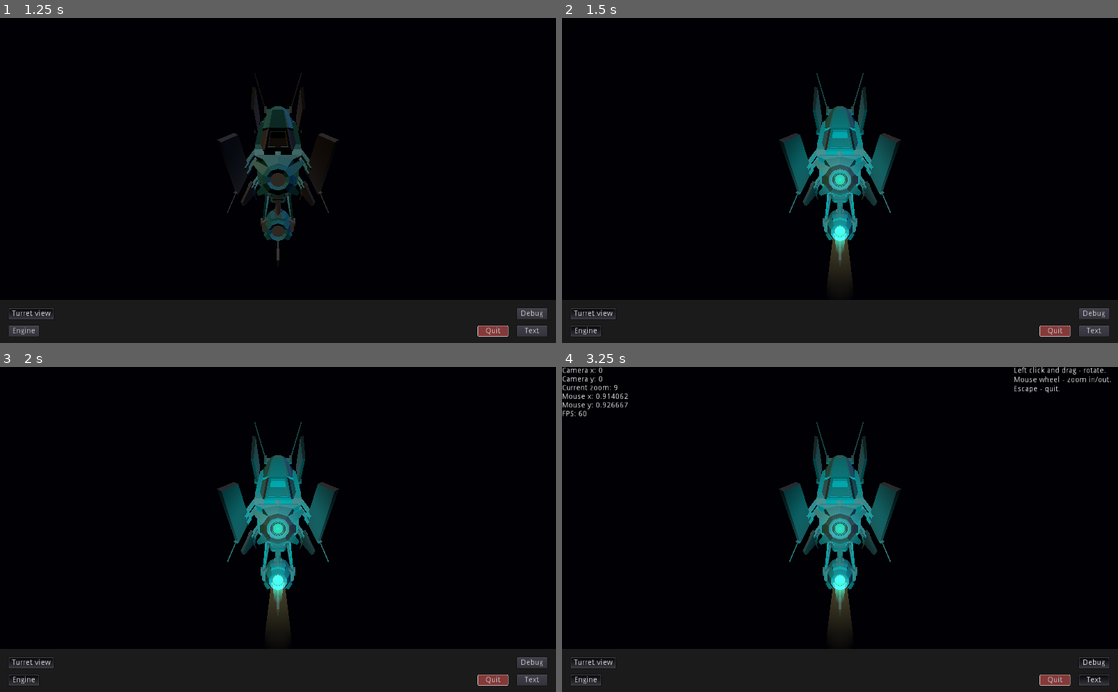
Above: before the commit, frames 1-4 (two rows, left to right).
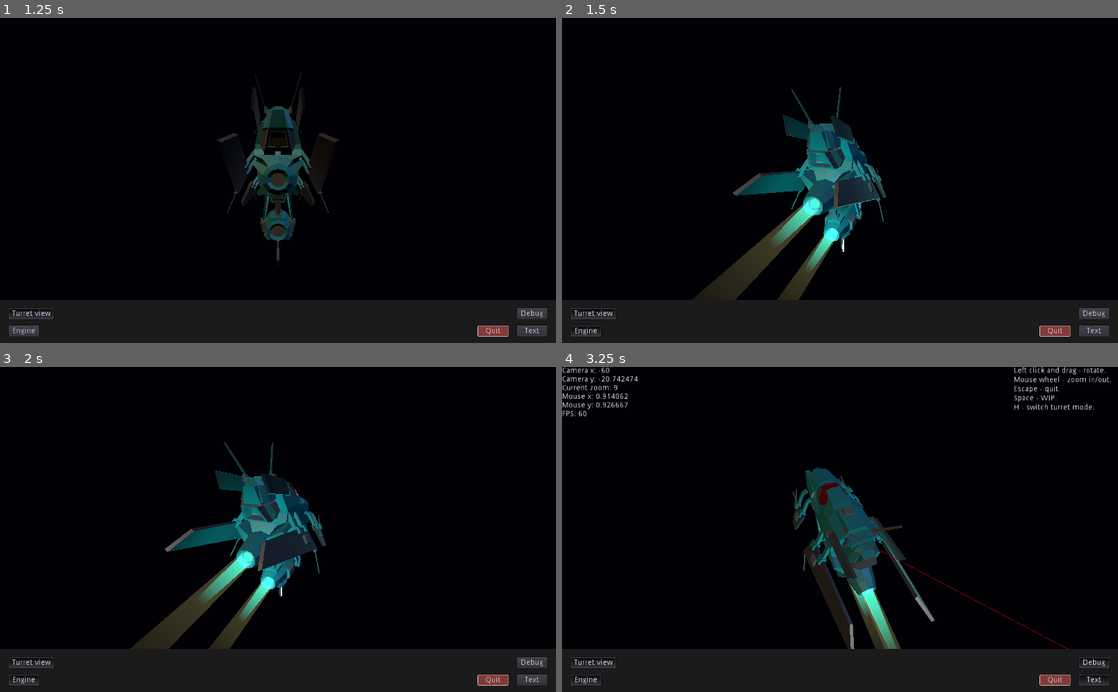
Above: after the commit, the same moments.

Repository: M1m1c11/justgaminglancer
Game: Godot game, scene res://Scenes/Main.tscn
Same seed, same stepped clock (60 frames per second), same inputs: the game is played once before the commit and once after it.
Inputs:
- Up to frame 1 (1.25 s): click "Turret view" at 0.5 s
- Up to frame 2 (1.5 s): click "Engine" at 1.25 s
- Up to frame 3 (2 s): no input
- Up to frame 4 (3.25 s): click "Debug" at 2 s; click "Text" at 2.75 s

Frame 1 is identical in both runs. In frame 2, 8.2% of the frame differs, in the area x 23-61%, y 16-87%; in frame 3, 8.3%; in frame 4, 7.3%.

Commit message:
IMPROVEMENT, REFACTOR: All signals are in one script now. Implemented mouse vector, camera turns like in Freelancer.

Diff:
--- a/Scenes/Main.tscn
+++ b/Scenes/Main.tscn
@@ -1,25 +1,32 @@
-[gd_scene load_steps=10 format=2]
+[gd_scene load_steps=11 format=2]
 
 [ext_resource path="res://Scripts/Main.gd" type="Script" id=1]
 [ext_resource path="res://Scenes/UI/Camera_rig.tscn" type="PackedScene" id=2]
 [ext_resource path="res://Scenes/UI/UI.tscn" type="PackedScene" id=3]
 [ext_resource path="res://Scenes/Systems/System_1.tscn" type="PackedScene" id=4]
 [ext_resource path="res://Scenes/Ships/Rogue_fighter.tscn" type="PackedScene" id=5]
-[ext_resource path="res://Scripts/Input_processing.gd" type="Script" id=6]
+[ext_resource path="res://Scripts/Input.gd" type="Script" id=6]
 [ext_resource path="res://Scripts/Camera_rig.gd" type="Script" id=7]
 [ext_resource path="res://Scripts/Options_camera.gd" type="Script" id=8]
 [ext_resource path="res://Scripts/Player_ship.gd" type="Script" id=9]
+[ext_resource path="res://Scripts/Signals.gd" type="Script" id=10]
 
 [node name="Main" type="Spatial"]
 script = ExtResource( 1 )
 
-[node name="Game_options" type="Node" parent="."]
+[node name="Options" type="Node" parent="."]
 
-[node name="Camera" type="Node" parent="Game_options"]
+[node name="Camera" type="Node" parent="Options"]
 script = ExtResource( 8 )
+camera_sensitivity = 3.0
+camera_vert_limit_deg = 60
+camera_inertia_factor = 1.15
 
 [node name="Input" type="Node" parent="."]
 script = ExtResource( 6 )
+
+[node name="Signals" type="Node" parent="Input"]
+script = ExtResource( 10 )
 
 [node name="UI" parent="." instance=ExtResource( 3 )]
 
--- a/Scenes/UI/UI.tscn
+++ b/Scenes/UI/UI.tscn
@@ -20,7 +20,7 @@
 "_edit_use_anchors_": false
 }
 
-[node name="Debug_left" type="Control" parent="Main3D"]
+[node name="Debug" type="Control" parent="Main3D"]
 anchor_bottom = 1.0
 margin_right = 192.0
 margin_bottom = -80.0
@@ -30,7 +30,7 @@
 "_edit_use_anchors_": false
 }
 
-[node name="_ColorRect" type="ColorRect" parent="Main3D/Debug_left"]
+[node name="_ColorRect" type="ColorRect" parent="Main3D/Debug"]
 visible = false
 anchor_right = 1.0
 anchor_bottom = 1.0
@@ -39,7 +39,7 @@
 "_edit_use_anchors_": false
 }
 
-[node name="Camera_x" type="Label" parent="Main3D/Debug_left"]
+[node name="Camera_x" type="Label" parent="Main3D/Debug"]
 margin_right = 75.0
 margin_bottom = 14.0
 text = "Camera x: 0"
@@ -47,7 +47,7 @@
 "_edit_use_anchors_": false
 }
 
-[node name="Camera_y" type="Label" parent="Main3D/Debug_left"]
+[node name="Camera_y" type="Label" parent="Main3D/Debug"]
 margin_top = 16.0
 margin_right = 75.0
 margin_bottom = 30.0
@@ -56,7 +56,7 @@
 "_edit_use_anchors_": false
 }
 
-[node name="Current_zoom" type="Label" parent="Main3D/Debug_left"]
+[node name="Current_zoom" type="Label" parent="Main3D/Debug"]
 margin_top = 32.0
 margin_right = 103.0
 margin_bottom = 46.0
@@ -65,7 +65,7 @@
 "_edit_use_anchors_": false
 }
 
-[node name="Mouse_x" type="Label" parent="Main3D/Debug_left"]
+[node name="Mouse_x" type="Label" parent="Main3D/Debug"]
 margin_top = 48.0
 margin_right = 75.0
 margin_bottom = 62.0
@@ -74,7 +74,7 @@
 "_edit_use_anchors_": false
 }
 
-[node name="Mouse_y" type="Label" parent="Main3D/Debug_left"]
+[node name="Mouse_y" type="Label" parent="Main3D/Debug"]
 margin_top = 64.0
 margin_right = 75.0
 margin_bottom = 78.0
@@ -83,7 +83,7 @@
 "_edit_use_anchors_": false
 }
 
-[node name="FPS" type="Label" parent="Main3D/Debug_left"]
+[node name="FPS" type="Label" parent="Main3D/Debug"]
 margin_top = 80.0
 margin_right = 40.0
 margin_bottom = 94.0
@@ -92,7 +92,12 @@
 "_edit_use_anchors_": false
 }
 
-[node name="Text_right" type="Control" parent="Main3D"]
+[node name="Mouse_vector" type="Line2D" parent="Main3D/Debug"]
+points = PoolVector2Array( 0, 0, 0, 0 )
+width = 1.0
+default_color = Color( 0.596078, 0, 0, 1 )
+
+[node name="Text_panel" type="Control" parent="Main3D"]
 anchor_left = 1.0
 anchor_right = 1.0
 anchor_bottom = 1.0
@@ -104,7 +109,7 @@
 "_edit_use_anchors_": false
 }
 
-[node name="_ColorRect" type="ColorRect" parent="Main3D/Text_right"]
+[node name="_ColorRect" type="ColorRect" parent="Main3D/Text_panel"]
 visible = false
 anchor_right = 1.0
 anchor_bottom = 1.0
@@ -113,12 +118,14 @@
 "_edit_use_anchors_": false
 }
 
-[node name="Text" type="Label" parent="Main3D/Text_right"]
+[node name="Text" type="Label" parent="Main3D/Text_panel"]
 anchor_right = 1.0
 anchor_bottom = 1.0
 text = "Left click and drag - rotate.
 Mouse wheel - zoom in/out.
-Escape - quit."
+Escape - quit.
+Space - WIP.
+H - switch turret mode."
 autowrap = true
 __meta__ = {
 "_edit_use_anchors_": false
--- a/Scripts/Camera_rig.gd
+++ b/Scripts/Camera_rig.gd
@@ -2,53 +2,70 @@
 
 #TODO: make this scene instance to any object that is focused on in game.
 
-var camera_sensitivity = 0
-var camera_vert_limit_deg = 0
-var camera_zoom_out_times = 0
-var camera_zoom_step = 0
-var camera_vert_offset = 0
-var camera_chase_offset = 0
+# Values.
 var camera_min_zoom = 0
 var camera_max_zoom = 0
 var current_zoom = 0
-var zoom_ticks = 0
 var camera_x = 0
 var camera_y = 0
+var zoom_ticks = 0
+# Objects.
+var mouse_vector = Vector2(0,0)
+# Flags.
+var LMB_held = false
+var turret_mode = false
+# Nodes.
+var cam_opts = Node
+var input = Node
+var ui = Node
+var signals = Node
 
 func _ready():
-	# ============================== Options values ===========================
-	var options = get_node("/root/Main/Game_options/Camera")
-	camera_sensitivity = options.camera_sensitivity
-	camera_vert_limit_deg = options.camera_vert_limit_deg
-	camera_zoom_out_times = options.camera_zoom_out_times
-	camera_zoom_step = options.camera_zoom_step
-	camera_vert_offset = options.camera_vert_offset
-	camera_chase_offset = options.camera_chase_offset
+	# ============================ Initialize nodes ===========================
+	input = get_node("/root/Main/Input")
+	cam_opts = get_node("/root/Main/Options/Camera")
+	ui = get_node("/root/Main/UI")
+	signals = get_node("/root/Main/Input/Signals")
+	# ============================ Connect signals ============================
+	signals.connect("sig_turret_mode", self, "is_turret_mode_on")
+	signals.connect("sig_LMB_held", self, "is_LMB_held")
 	# =========================================================================
 
 	# TODO: make reference to model universal.
 	# Puts camera at proper distance from the model at start.
 	camera_min_zoom = round(get_node("../Rogue_fighter/Ship_model") \
 		.get_aabb().get_longest_axis_size())
-	camera_max_zoom = camera_min_zoom*camera_zoom_out_times
+	camera_max_zoom = camera_min_zoom*cam_opts.camera_zoom_out_times
 	current_zoom = camera_min_zoom
 	fix_camera()
 
-func orbit_camera(mouse_event):
-	# TODO: pass event to sudo-joystick (and return velocity).
-	# TODO: make sure no unnecessary calls are passed here when turret mode is off.
-	var roll_x = -mouse_event.relative.y*camera_sensitivity
-	var roll_y = -mouse_event.relative.x*camera_sensitivity
+func _process(delta):
+	# Track the change in camera mode and update mouse vector when LMB is held.
+	if turret_mode and LMB_held:
+		mouse_vector = input.mouse_vector
+		orbit_camera(mouse_vector)
+	elif turret_mode and not LMB_held:
+		# Stop inertia at small value of the vector.
+		if abs(mouse_vector.x) > 0.01:
+			mouse_vector /= cam_opts.camera_inertia_factor
+			yield(get_tree().create_timer(delta), "timeout")
+			orbit_camera(mouse_vector)
+
+
+# ================================== Other ====================================
+func orbit_camera(mv):
+	var roll_horiz = -mv.y*cam_opts.camera_sensitivity
+	var roll_vert = -mv.x*cam_opts.camera_sensitivity
 	camera_x = self.rotation_degrees.x
 	camera_y = self.rotation_degrees.y
 	# X local, Y global.
-	self.rotate_y(deg2rad(roll_y))
-	if camera_x + roll_x >= camera_vert_limit_deg:
-		self.rotation_degrees.x = camera_vert_limit_deg
-	elif camera_x + roll_x <= -camera_vert_limit_deg:
-		self.rotation_degrees.x = -camera_vert_limit_deg
+	self.rotate_y(deg2rad(roll_vert))
+	if camera_x + roll_horiz >= cam_opts.camera_vert_limit_deg:
+		self.rotation_degrees.x = cam_opts.camera_vert_limit_deg
+	elif camera_x + roll_horiz <= -cam_opts.camera_vert_limit_deg:
+		self.rotation_degrees.x = -cam_opts.camera_vert_limit_deg
 	else:
-		self.rotate_object_local(Vector3(1,0,0), deg2rad(roll_x))
+		self.rotate_object_local(Vector3(1,0,0), deg2rad(roll_horiz))
 
 # Initial position for turret camera
 func turret_camera():
@@ -61,8 +78,8 @@
 	self.rotation_degrees.x = 0
 	self.rotation_degrees.y = 0
 	self.rotation_degrees.z = 0
-	$Camera.translation.z = camera_min_zoom+camera_chase_offset
-	$Camera.translation.y = camera_vert_offset
+	$Camera.translation.z = camera_min_zoom+cam_opts.camera_chase_offset
+	$Camera.translation.y = cam_opts.camera_vert_offset
 	zoom_ticks = 0
 	current_zoom = camera_min_zoom
 
@@ -71,10 +88,22 @@
 		if mouse_event.button_index == BUTTON_WHEEL_UP and \
 		current_zoom <= camera_max_zoom:
 			zoom_ticks += 1
-			current_zoom += camera_zoom_step*zoom_ticks
+			current_zoom += cam_opts.camera_zoom_step*zoom_ticks
 			$Camera.translation.z = current_zoom
 		elif mouse_event.button_index == BUTTON_WHEEL_DOWN and \
 		current_zoom >= camera_min_zoom and zoom_ticks > 0:
-			current_zoom -= camera_zoom_step*zoom_ticks
+			current_zoom -= cam_opts.camera_zoom_step*zoom_ticks
 			zoom_ticks -= 1
 			$Camera.translation.z = current_zoom
+
+# ============================ Signal processing ==============================
+func is_turret_mode_on(flag):
+	if flag:
+		turret_mode = true
+		self.turret_camera()
+	else:
+		turret_mode = false
+		self.fix_camera()
+
+func is_LMB_held(flag):
+	LMB_held = flag
--- /dev/null
+++ b/Scripts/Input.gd
@@ -0,0 +1,124 @@
+extends Node
+
+# Values.
+var mouse_x = 0
+var mouse_y = 0
+var mouse_x_abs = 0
+var mouse_y_abs = 0
+# Objects.
+var mouse_vector = Vector2(0,0)
+var viewport_size = Vector2(1,1)
+# Flags.
+var LMB_held = false
+var LMB_released = true
+var mouse_on_viewport = true
+var turret_mode = false
+# Nodes.
+var camera_rig = Node
+var ui = Node
+var ui_button_turret = Node
+var signals = Node
+
+func _ready():
+	# ============================ Initialize nodes ===========================
+	camera_rig = get_node("/root/Main/Player_ship/Camera_rig")
+	signals = get_node("/root/Main/Input/Signals")
+	ui = get_node("/root/Main/UI")
+	ui_button_turret = get_node("/root/Main/UI/Controls/Button_turret")
+	# ============================ Connect signals ============================
+	signals.connect("sig_mouse_on_viewport", self, "is_mouse_on_viewport")
+	signals.connect("sig_viewport_update", self, "is_viewport_update")
+	signals.connect("sig_quit_game", self, "is_quit_game")
+	signals.connect("sig_turret_mode", self, "is_turret_mode_on")
+	# =========================================================================
+
+	# Initial value require for the mouse coords.
+	viewport_size = get_viewport().size
+
+# TODO: Link a script for key shortcuts (like options).
+func _input(event):
+
+	# ==================== For events on 3D viewport ==========================
+	# Mouse over 3D viewport.
+	if mouse_on_viewport:
+		# =========================== For mouse ===============================
+		# Track the mouse position in +/-1, +/-1 viewport coordinates.
+		if event is InputEventMouseMotion:
+			mouse_x_abs = event.global_position.x
+			mouse_y_abs = event.global_position.y
+			mouse_x = clamp(((mouse_x_abs-viewport_size.x/2) \
+				/ viewport_size.x*2), -1, 1)
+			mouse_y = clamp(((mouse_y_abs-viewport_size.y/2) \
+				/ viewport_size.y*2), -1, 1)
+			mouse_vector = Vector2(mouse_x, mouse_y)
+
+		# Mouse button held check. LMB_released is to reduce calls number.
+		if Input.is_mouse_button_pressed(BUTTON_LEFT) and LMB_released:
+			LMB_released = false
+			signals.emit_signal("sig_LMB_held", true)
+
+		# Mouse button released check. LMB_released is to reduce calls number.
+		if not Input.is_mouse_button_pressed(BUTTON_LEFT) and not LMB_released:
+			LMB_released = true
+			signals.emit_signal("sig_LMB_held", false)
+
+		# Camera orbiting is in the camera script.
+
+		# Camera zoom.
+		if event is InputEventMouseButton and turret_mode:
+			camera_rig.zoom_camera(event)
+
+		# ======================= For keyboard buttons ========================
+		# TODO: Implement "mouse flight"-like thing that will ignore control bar mouse focus.
+		if event is InputEventKey:
+			if event.pressed and event.scancode == KEY_SPACE:
+				# TODO: emit signal
+				pass
+
+			if event.pressed and event.scancode == KEY_H:
+				# TODO: emit signal
+				if not turret_mode:
+					turret_mode = true
+					ui_button_turret.pressed = true
+
+				else:
+					turret_mode = false
+					ui_button_turret.pressed = false
+
+
+	# =================== For events outside of 3D viewport ===================
+	# Mouse not over 3D viewport.
+	else:
+		pass
+
+	# ========================= For events anywhere ===========================
+	if event is InputEventKey:
+
+		# Quit the game.
+		if event.pressed and event.scancode == KEY_ESCAPE:
+			get_tree().quit()
+
+#func _process(delta):
+#	pass
+
+#func _physics_process(delta):
+#	pass
+
+# ================================== Other ====================================
+
+# ============================ Signal processing ==============================
+# Check if viewport resized and get new values. Required for mouse coordinates.
+func is_viewport_update():
+	viewport_size = get_viewport().size
+
+# Check if we are hovering mouse over the control bar.
+func is_mouse_on_viewport(flag):
+	if flag: mouse_on_viewport = true
+	else: mouse_on_viewport = false
+
+func is_quit_game():
+	get_tree().quit()
+
+func is_turret_mode_on(flag):
+	if flag: turret_mode = true
+	else: turret_mode = false
--- a/Scripts/Input_processing.gd
+++ /dev/null
@@ -1,97 +0,0 @@
-extends Node
-
-# ================================ Signals ====================================
-signal engine_switched_on
-signal engine_switched_off
-# =============================================================================
-
-var turret_mode = false
-var mouse_viewport_flag = true
-var mouse_x = 0
-var mouse_y = 0
-var viewport_size = Vector2(1,1)
-
-func _ready():
-	# ====================== Connect signals ==================================
-	var hud = get_node("/root/Main/UI")
-	hud.connect("mouse_on_UI", self, "mouse_on_UI")
-	hud.connect("mouse_on_viewport", self, "mouse_on_viewport")
-	hud.connect("update_viewport", self, "viewport_resized")
-	hud.connect("quit_game_pressed", self, "quit_game")
-	hud.connect("switch_to_turret", self, "camera_mode_turret")
-	hud.connect("switch_to_chase", self, "camera_mode_chase")
-	hud.connect("engine_switch_on", self, "engine_on")
-	hud.connect("engine_switch_off", self, "engine_off")
-	# =========================================================================
-
-func _input(event):
-
-	# ==================== For events on 3D viewport ==========================
-	# Mouse over 3D viewport.
-	if mouse_viewport_flag:
-
-		# Track the mouse position in +/-1, +/-1 viewport coordinates.
-		if event is InputEventMouseMotion:
-			mouse_x = clamp(((event.global_position.x-viewport_size.x/2) \
-				/ viewport_size.x*2), -1, 1)
-			mouse_y = clamp(((event.global_position.y-viewport_size.y/2) \
-				/ viewport_size.y*2), -1, 1)
-
-		# Camera orbiting.
-		# TODO: re-wire LMB to "joystick" actuator.
-		if event is InputEventMouseMotion and turret_mode and \
-			event.button_mask == BUTTON_MASK_LEFT:
-			get_node("/root/Main/Player_ship/Camera_rig") \
-				.orbit_camera(event)
-
-		# Camera zoom.
-		if event is InputEventMouseButton and turret_mode:
-			get_node("/root/Main/Player_ship/Camera_rig") \
-				.zoom_camera(event)
-
-	# =================== For input outside of 3D viewport ====================
-	# Mouse not over 3D viewport.
-	else:
-		pass
-
-	# ========================= For events anywhere ===========================
-	if event is InputEventKey:
-
-		# Quit the game.
-		if event.pressed and event.scancode == KEY_ESCAPE:
-			quit_game()
-
-#func _process(delta):
-#	pass
-
-#func _physics_process(delta):
-#	pass
-
-# ============================ Signal processing ==============================
-# Check if viewport resized and get new values. Required for mouse coordinates.
-func viewport_resized():
-	viewport_size = get_viewport().size
-
-# Check if we are hovering mouse over the control bar.
-func mouse_on_UI():
-	mouse_viewport_flag = false
-
-func mouse_on_viewport():
-	mouse_viewport_flag = true
-
-func quit_game():
-	get_tree().quit()
-
-func camera_mode_turret():
-	turret_mode = true
-	get_node("/root/Main/Player_ship/Camera_rig").turret_camera()
-
-func camera_mode_chase():
-	turret_mode = false
-	get_node("/root/Main/Player_ship/Camera_rig").fix_camera()
-
-func engine_on():
-	emit_signal("engine_switched_on")
-
-func engine_off():
-	emit_signal("engine_switched_off")
--- a/Scripts/Main.gd
+++ b/Scripts/Main.gd
@@ -7,5 +7,7 @@
 	pass # Replace with function body.
 
 # Called every frame. 'delta' is the elapsed time since the previous frame.
-func _process(delta):
+func _process(_delta):
 	fps = Engine.get_frames_per_second()
+
+# ================================== Other ====================================
--- a/Scripts/Options_camera.gd
+++ b/Scripts/Options_camera.gd
@@ -1,9 +1,10 @@
 extends Node
 
 # TODO: make a function to cap values and pass those through it.
-export var camera_sensitivity = 0.3 # 0.1 ... 0.5
-export var camera_vert_limit_deg = 70 # Deg +\-
-export var camera_zoom_out_times = 3 # Times ship's bounding box axis length.
-export var camera_zoom_step = 0.1 # 0.05 ... 0.2
-export var camera_vert_offset = 1 	# TODO: unique for each ship?
-export var camera_chase_offset = 1 	# Is added to bounding box axis value.
+export var camera_chase_offset = 1 		# Is added to bounding box axis value.
+export var camera_sensitivity = 0.3 	# 0.1 ... 0.5
+export var camera_vert_limit_deg = 70 	# Deg +\-
+export var camera_vert_offset = 1 		# TODO: unique for each ship?
+export var camera_zoom_out_times = 3 	# Times ship's bounding box axis length.
+export var camera_zoom_step = 0.1 		# 0.05 ... 0.2
+export var camera_inertia_factor = 1.1	# 1.05 ... 1.5 Affects camera inertia.
--- a/Scripts/Player_ship.gd
+++ b/Scripts/Player_ship.gd
@@ -2,32 +2,32 @@
 
 # Nodes.
 var engines = Node
-
+var input = Node
+var ui = Node
+var signals = Node
 
 # Called when the node enters the scene tree for the first time.
 func _ready():
-	# ====================== Connect signals ==================================
-	var input = get_node("/root/Main/Input")
-	input.connect("engine_switched_on", self, "engines_on")
-	input.connect("engine_switched_off", self, "engines_off")
+	# ============================ Initialize nodes ===========================
+	engines = get_node("Rogue_fighter/Engines")
+	input = get_node("/root/Main/Input")
+	ui = get_node("/root/Main/UI")
+	signals = get_node("/root/Main/Input/Signals")
+	# ============================= Connect signals ===========================
+	signals.connect("sig_ship_engine", self, "is_ship_engine_on")
 	# =========================================================================
-
-	# Initialize nodes instances.
-	engines = get_node("Rogue_fighter/Engines")
 
 	# Initialize the vessel params.
 	init_ship()
 
 
-# Called every frame. 'delta' is the elapsed time since the previous frame.
 #func _process(delta):
 #	pass
 
+# ================================== Other ====================================
 func init_ship():
-	engines_off()
+	engines.hide()
 
-func engines_on():
-	engines.show()
-
-func engines_off():
-	engines.hide()
+func is_ship_engine_on(flag):
+	if flag: engines.show()
+	else: engines.hide()
--- /dev/null
+++ b/Scripts/Signals.gd
@@ -0,0 +1,19 @@
+extends Node
+
+# Rename all signals to "sig_<name_action>".
+# Emitting functions should be "<name>_is_<action>".
+# Receiving functions should be "is_<name_action>".
+# Respective state vars should be "state_<name>"
+
+# warning-ignore-all:unused_signal
+# ============================== Generic =====================================
+signal sig_viewport_update
+signal sig_quit_game
+signal sig_LMB_held(flag)
+signal sig_mouse_on_viewport(flag)
+
+# =============================== Camera =====================================
+signal sig_turret_mode(flag)
+
+# ================================ Ship =======================================
+signal sig_ship_engine(flag)
--- a/Scripts/UI.gd
+++ b/Scripts/UI.gd
@@ -2,71 +2,82 @@
 
 #TODO: Scalable UI (control panel, texts, buttons, etc).
 
-# ================================ Signals ====================================
-signal mouse_on_UI
-signal mouse_on_viewport
-signal update_viewport
-signal quit_game_pressed
-signal switch_to_turret
-signal switch_to_chase
-signal engine_switch_on
-signal engine_switch_off
-# =============================================================================
-
-var debug_left_dispaly = false
-var text_right_display = false
+# Flags.
+var update_debug_text_on = false
+var viewport_size = Vector2(1,1)
 # Nodes.
+var camera_rig = Node
+var debug = Node
+var input = Node
 var main = Node
-var input = Node
-var camera_rig = Node
+var mouse_vector = Node
+var signals = Node
+var text_panel = Node
 
 func _ready():
-	# Initialize nodes instances.
+	# ============================ Initialize nodes ===========================
+	camera_rig = get_node("/root/Main/Player_ship/Camera_rig")
+	debug = get_node("Main3D/Debug")
+	input = get_node("/root/Main/Input")
 	main = get_node("/root/Main")
-	input = get_node("/root/Main/Input")
-	camera_rig = get_node("/root/Main/Player_ship/Camera_rig")
+	mouse_vector = get_node("Main3D/Debug/Mouse_vector")
+	signals = get_node("/root/Main/Input/Signals")
+	text_panel = get_node("Main3D/Text_panel")
+	# =========================================================================
 
-func _process(delta):
-	# Left debug display refresh.
-	if debug_left_dispaly:
-		$Main3D/Debug_left.show()
-		$Main3D/Debug_left/FPS.text = str("FPS: ", main.fps)
-		$Main3D/Debug_left/Camera_x.text = str("Camera x: ", camera_rig.camera_x)
-		$Main3D/Debug_left/Camera_y.text = str("Camera y: ", camera_rig.camera_y)
-		$Main3D/Debug_left/Mouse_x.text = str("Mouse x: ", input.mouse_x)
-		$Main3D/Debug_left/Mouse_y.text = str("Mouse y: ", input.mouse_y)
-		$Main3D/Debug_left/Current_zoom.text = \
-			str("Current zoom: ", camera_rig.current_zoom)
-	else: $Main3D/Debug_left.hide()
+	# Initialize windows in switched off mode to match button states.
+	debug.hide()
+	text_panel.hide()
 
-	# Right text panel switching.
-	if text_right_display: $Main3D/Text_right.show()
-	else: $Main3D/Text_right.hide()
+func _input(event):
+	# Duplicated input listening function for the sake of mouse vector drawing.
+	if event is InputEventMouseMotion and debug.visible:
+		# Mouse vector positions.
+		mouse_vector.points[0] = Vector2(viewport_size.x/2, viewport_size.y/2)
+		mouse_vector.points[1] = Vector2(input.mouse_x_abs, input.mouse_y_abs)
+
+func _process(_delta):
+	if update_debug_text_on: update_debug_text()
+
+# ================================== Other ====================================
+func update_debug_text():
+	debug.get_node("FPS").text = str("FPS: ", main.fps)
+	debug.get_node("Camera_x").text = str("Camera x: ", camera_rig.camera_x)
+	debug.get_node("Camera_y").text = str("Camera y: ", camera_rig.camera_y)
+	debug.get_node("Mouse_x").text = str("Mouse x: ", input.mouse_x)
+	debug.get_node("Mouse_y").text = str("Mouse y: ", input.mouse_y)
+	debug.get_node("Current_zoom").text = str("Current zoom: ", camera_rig.current_zoom)
 
 # ========================== Signals connections =============================
 func _on_Viewport_main_mouse_entered():
-	emit_signal("mouse_on_viewport")
+	signals.emit_signal("sig_mouse_on_viewport", true)
 
 func _on_Viewport_main_mouse_exited():
-	emit_signal("mouse_on_UI")
+	signals.emit_signal("sig_mouse_on_viewport", false)
 
 func _on_Viewport_main_resized():
-	emit_signal("update_viewport")
+	signals.emit_signal("sig_viewport_update")
+	viewport_size = get_viewport().size
 
 func _on_Button_quit_pressed():
-	emit_signal("quit_game_pressed")
+	signals.emit_signal("sig_quit_game")
 
 func _on_Button_turret_toggled(button_pressed):
-	if button_pressed: emit_signal("switch_to_turret")
-	else: emit_signal("switch_to_chase")
+	if button_pressed: signals.emit_signal("sig_turret_mode", true)
+	else: signals.emit_signal("sig_turret_mode", false)
 
 func _on_Button_debug_toggled(button_pressed):
-	debug_left_dispaly = button_pressed
+	if button_pressed:
+		debug.show()
+		update_debug_text_on = true
+	else:
+		debug.hide()
+		update_debug_text_on = false
 
 func _on_Button_text_panel_toggled(button_pressed):
-	text_right_display = button_pressed
+	if button_pressed: text_panel.show()
+	else: text_panel.hide()
 
 func _on_Button_engine_toggled(button_pressed):
-	if button_pressed: emit_signal("engine_switch_on")
-	else: emit_signal("engine_switch_off")
-# ============================================================================
+	if button_pressed: signals.emit_signal("sig_ship_engine", true)
+	else: signals.emit_signal("sig_ship_engine", false)
